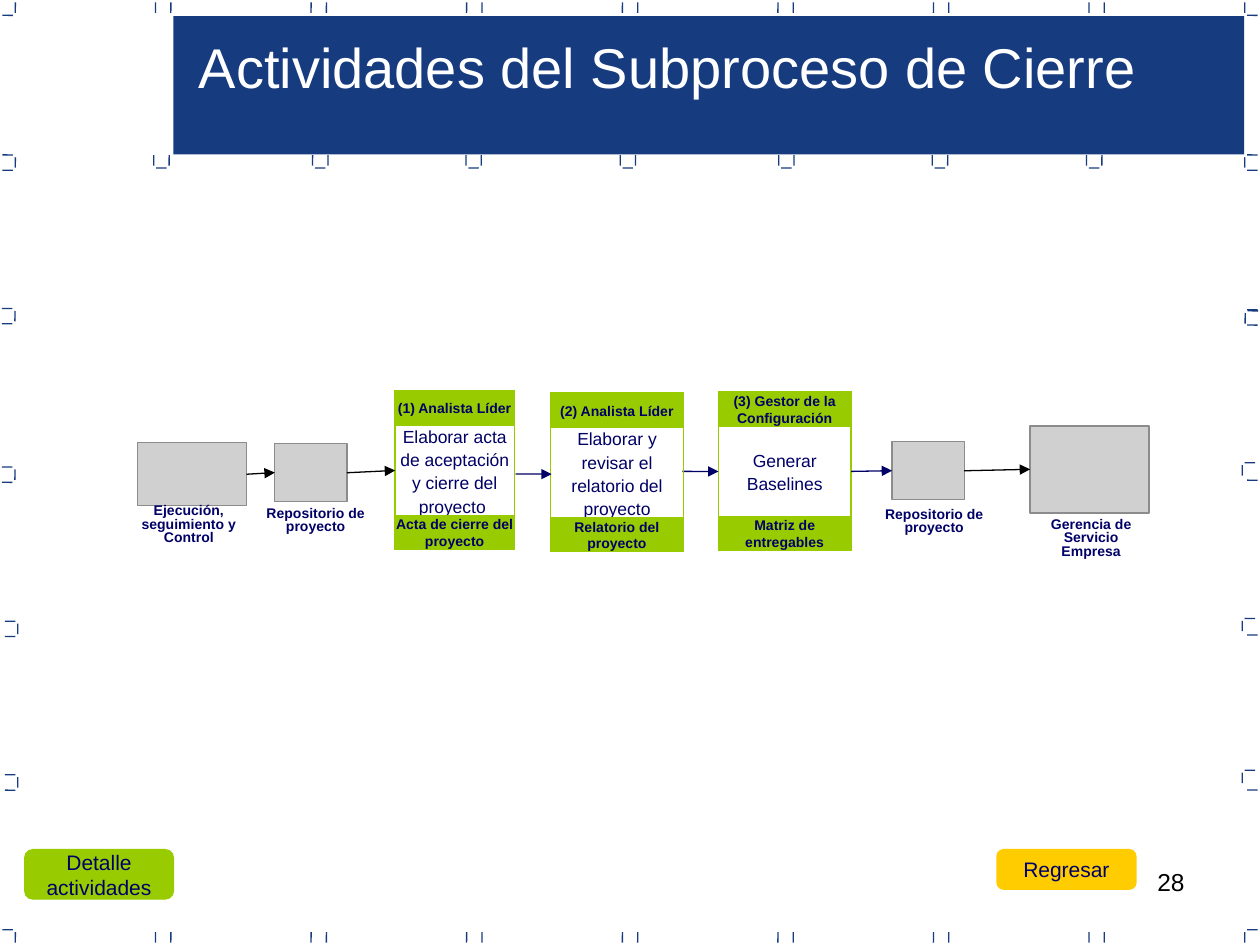
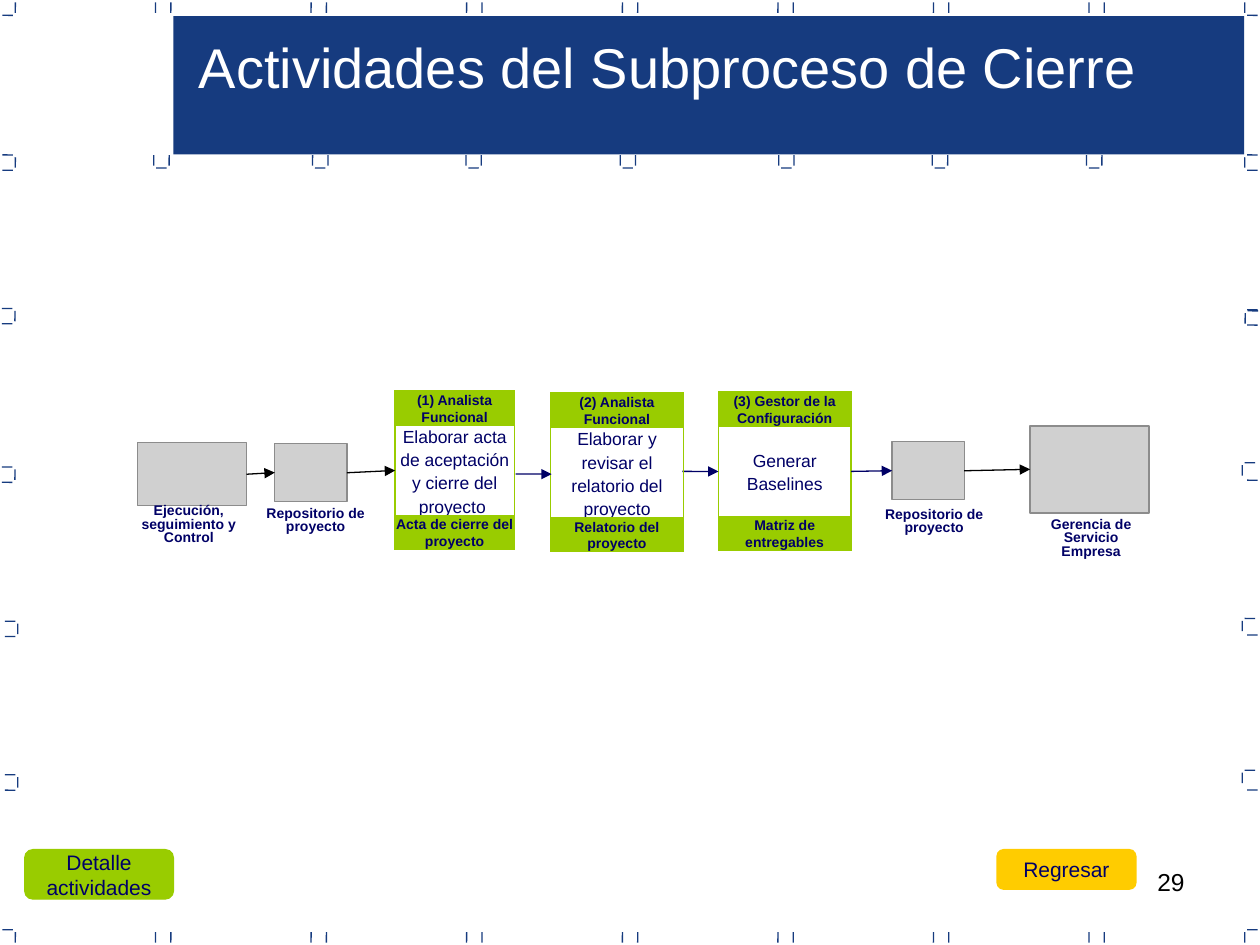
Before and after one commit to lowrider80/UTP-GPS-ALARM, a slide deck: slide 29 of Area_de_Proceso-_PP-PMC/PGPROY_V1.0_2015.ppt (slide 28 before the commit). Drawn at 1260x945 pixels with LibreOffice and Linux fonts; fonts in the diff are those of the drawing; grey boxes stand for pictures. Boxes give left, top, right and bottom in pixels: in the first picture for what was removed or moved away, otherwise in the second. Text is boxed around its words. In the diff, an @@ line names an element or a change of style, - is before the commit and + after.

```diff
--- a/Area_de_Proceso-_PP-PMC/PGPROY_V1.0_2015.ppt
+++ b/Area_de_Proceso-_PP-PMC/PGPROY_V1.0_2015.ppt
@@ text in rectangle at [417, 395, 493, 422]: text changed @@
-(1) Analista Líder
+(1) Analista Funcional
@@ text in rectangle at [579, 397, 655, 424]: text changed @@
-(2) Analista Líder
+(2) Analista Funcional
@@ page number at [1157, 874, 1184, 892]: text changed @@
-28
+29
```
Also in this commit, not shown: 19 other slides changed, 1 slide added.
